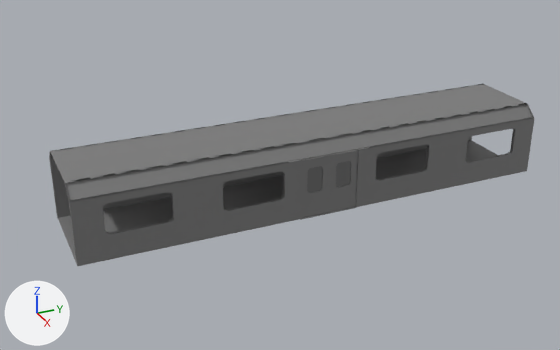
A saved change to the FBX model Assets/Objects/TrainOpening.fbx.
Rendered twice from a camera (50 mm lens) standing at (84.8, -41.2, 41.9) and looking at (1.5, -3.7, 0.3). The axes (+X, +Y, +Z) are drawn at lower left. The lights are the same throughout. Where no turn or scale is listed for an object, it has been applied to the vertices.

The scene before the commit, as lines of its bpy script (objects in view):
```python
me_cube = bpy.data.meshes.new('Cube')
me_cube.from_pydata(...)  # 44 vertices, 25 faces; spans x -0.08..0.08, y -1.95..1.95, z -4.1..4.1
# faces by material slot: [24, 1]
me_cube.materials.append(mat_material_001)  # grey #7c7c7c
me_cube.materials.append(mat_material)  # dark grey #6b6b6b
me_cube_002 = bpy.data.meshes.new('Cube.002')
me_cube_002.from_pydata(...)  # 44 vertices, 25 faces; spans x -0.08..0.08, y -1.95..1.95, z -4.1..4.1
# faces by material slot: [24, 1]
me_cube_002.materials.append(mat_material_002)  # grey #7c7c7c
me_cube_002.materials.append(mat_material_003)  # dark grey #6b6b6b
me_plane = bpy.data.meshes.new('Plane')
me_plane.from_pydata(...)  # 280 vertices, 141 faces; spans x -6.6..6.6, y -31.3..31.3, z 0.0..9.4
me_plane.materials.append(mat_material_008)  # grey #7c7c7c
ob_cube = bpy.data.objects.new('Cube', me_cube)
ob_cube.location = (8.04, 1.95, 1.07)
ob_cube_001 = bpy.data.objects.new('Cube.001', me_cube_002)
ob_cube_001.location = (8.04, -1.96, 1.07)
ob_plane = bpy.data.objects.new('Plane', me_plane)
ob_plane.location = (1.71, 0.0, -2.86)
```
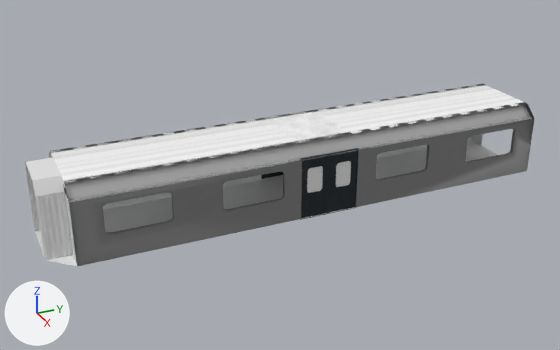
The newer file is also turned or shifted as a whole; pictures and numbers use the older file's frame.

Changed parts and their boxes (x1, y1, x2, y2) in the pictures (560 x 350 px):
'Plane', reshaped: before (49, 84, 535, 266); after (25, 84, 535, 266)
'Cube.001', recoloured (grey to black): (300, 153, 330, 220) in both
'Cube', recoloured (grey to black): (328, 148, 358, 214) in both
part 1 of me_plane, added: after (25, 85, 534, 266)
part 2 of me_plane, recoloured (black to grey): (103, 140, 497, 232) in both
part 3 of me_plane, recoloured: (60, 117, 532, 209) in both
part 4 of me_plane, recoloured (grey to white): (51, 84, 527, 183) in both

What changed in the scene script:
```text
Add mat_scratched_metal:
    mat_scratched_metal = bpy.data.materials.new('Scratched metal')
    # uses the picture img_metal03_diffuse_jpg
    # uses the picture img_metal03_metalness_jpg
Add mat_white_painted_metal:
    mat_white_painted_metal = bpy.data.materials.new('White painted metal')
    # uses the picture img_metal01_diffuse_jpg
    # uses the picture img_metal_metallic_jpg
    # uses the picture img_metal_normal_opengl_jpg
Add mat_white_porcelain:
    mat_white_porcelain = bpy.data.materials.new('White Porcelain')
    # uses the picture img_porcelain_02_color_jpg
    # uses the picture img_porcelain_02_roughness_jpg
Add mat_grey_fabric:
    mat_grey_fabric = principled_material('Grey Fabric')
    mat_grey_fabric.base_color = (0.8, 0.8, 0.8)  # white #e7e7e7
Change me_plane:
    remove me_plane.from_pydata(...)  # 280 vertices, 141 faces; spans x -6.6..6.6, y -31.3..31.3, z 0.0..9.4
    add me_plane.from_pydata(...)  # 462 vertices, 245 faces; spans x -6.6..6.6, y -34.3..31.3, z 0.0..9.4
    me_plane part 1: 182 vertices added at x -5.6..5.6, y -34.3..31.3, z 0.0..9.4
    me_plane part 2: 3 faces spanning x -6.6..6.6, y -31.3..31.3, z 0.0 switch from mat_material_008 (grey #7c7c7c) to mat_grey_fabric (white #e7e7e7)
    me_plane part 3: 12 faces spanning x -6.1..6.1, y -31.3..31.3, z 0.0..7.9 switch from mat_material_008 (grey #7c7c7c) to mat_white_porcelain
    me_plane part 4: 1 face spanning x -4.9..4.9, y -31.3..31.3, z 9.4 switches from mat_material_008 (grey #7c7c7c) to mat_white_painted_metal
    add me_plane.materials.append(mat_white_painted_metal)
    add me_plane.materials.append(mat_realistic_pearl_procedural_glossy)  # light grey #c0c0c0
    add me_plane.materials.append(mat_old_rubber)  # white #e7e7e7
Change me_cube_002:
    where me_cube_002.from_pydata(...)  # 44 vertices, 25 faces; spans x -0.08..0.08, y -1.95..1.95, z -4.1..4.1
    remove me_cube_002.materials.append(mat_material_002)  # grey #7c7c7c
    remove me_cube_002.materials.append(mat_material_003)  # dark grey #6b6b6b
    add me_cube_002.materials.append(mat_scratched_metal)
    add me_cube_002.materials.append(mat_cool_glass)  # white #e7e7e7
Change me_cube:
    where me_cube.from_pydata(...)  # 44 vertices, 25 faces; spans x -0.08..0.08, y -1.95..1.95, z -4.1..4.1
    remove me_cube.materials.append(mat_material_001)  # grey #7c7c7c
    remove me_cube.materials.append(mat_material)  # dark grey #6b6b6b
    add me_cube.materials.append(mat_scratched_metal)
    add me_cube.materials.append(mat_cool_glass)  # white #e7e7e7
```
